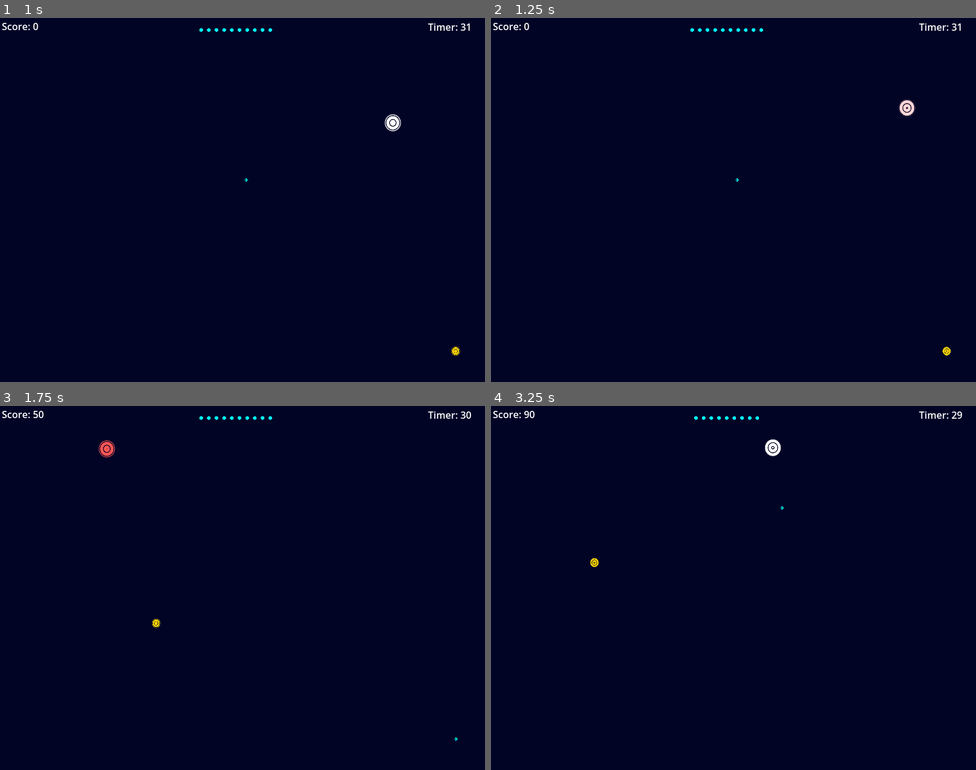
Above: before the commit, frames 1-4 (two rows, left to right).
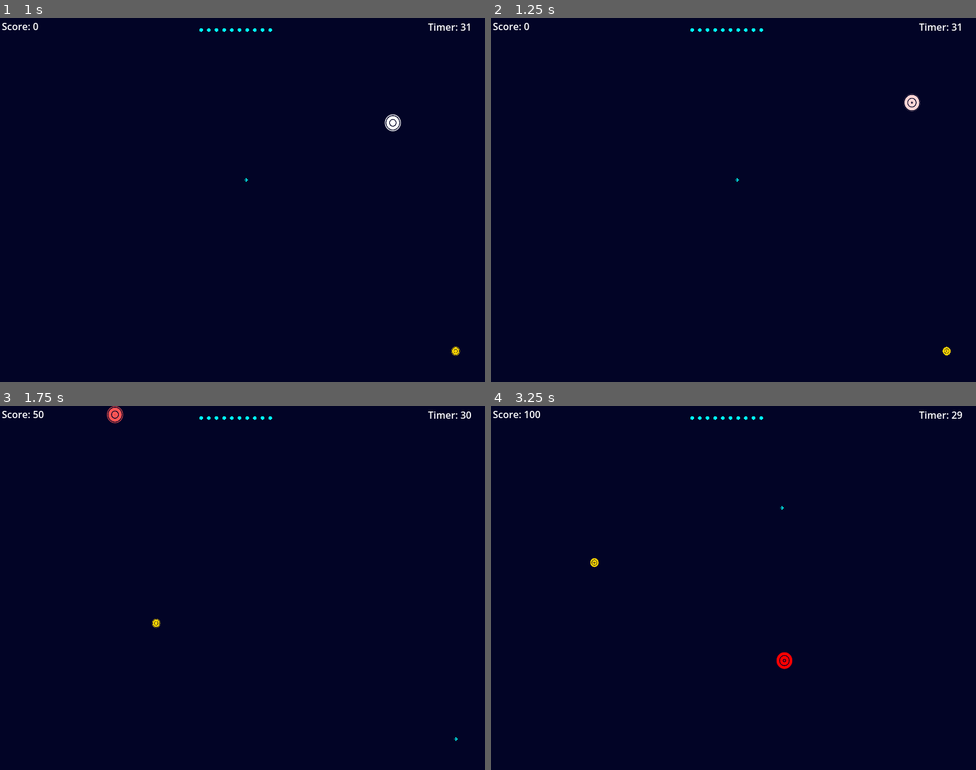
Above: after the commit, the same moments.

Repository: beki-github/speed-click
Game: Godot game, scene res://scenes/game.tscn
Two runs of this game, one before a commit and one after it. Both use one fixed random seed, a clock stepped at 60 frames per second and the inputs below.
Inputs (mouse positions are in pixels of both pictures, inside the frame that each line leads up to):
- Up to frame 1 (1 s): click "start" at 0.5 s
- Up to frame 2 (1.25 s): no input
- Up to frame 3 (1.75 s): move the mouse to (455, 737) at 1.27 s
- Up to frame 4 (3.25 s): move the mouse to (646, 624) at 2.02 s; move the mouse to (782, 507) at 2.77 s

Frame 1 is identical in both runs. In frame 2, 0.1% of the frame differs, in the area x 84-89%, y 20-28%; in frame 3, 0.2%; in frame 4, 0.4%, in the area x 6-63%, y 1-73%.

Commit message:
inital attempt to fix the reptitative ball motion

Diff:
--- a/scenes/walls.tscn
+++ b/scenes/walls.tscn
@@ -16,17 +16,20 @@
 
 [node name="top" type="CollisionShape2D" parent="." unique_id=824641724]
 position = Vector2(445, -82)
+rotation = 3.200934
 shape = SubResource("RectangleShape2D_def3t")
 
 [node name="right" type="CollisionShape2D" parent="." unique_id=327191823]
 position = Vector2(862, 365)
-rotation = 1.5707964
+rotation = 1.6057029
 shape = SubResource("RectangleShape2D_yax5h")
 
 [node name="left" type="CollisionShape2D" parent="." unique_id=1053180734]
 position = Vector2(-61, 417)
+rotation = 0.034906585
 shape = SubResource("RectangleShape2D_0lpna")
 
 [node name="bottom" type="CollisionShape2D" parent="." unique_id=328677204]
 position = Vector2(405, 652)
+rotation = 0.034906585
 shape = SubResource("RectangleShape2D_exnah")
--- a/scripts/ball.gd
+++ b/scripts/ball.gd
@@ -2,21 +2,17 @@
 signal caught_ball
 @onready var bounce: AudioStreamPlayer2D = $bounce
 @onready var hit_animation: AnimationPlayer = $hit
-
 
 var direction: Vector2
 var speed =1750.0
 var screen_size:Vector2
 @onready var on_load: AnimationPlayer = $on_load
 
-
 var is_hit=false
 var score=10
 
 func _on_speed_increase(current_speed: float)->void:
 	speed=current_speed
-
-
 
 func _ready():
 	on_load.play("on_load")
